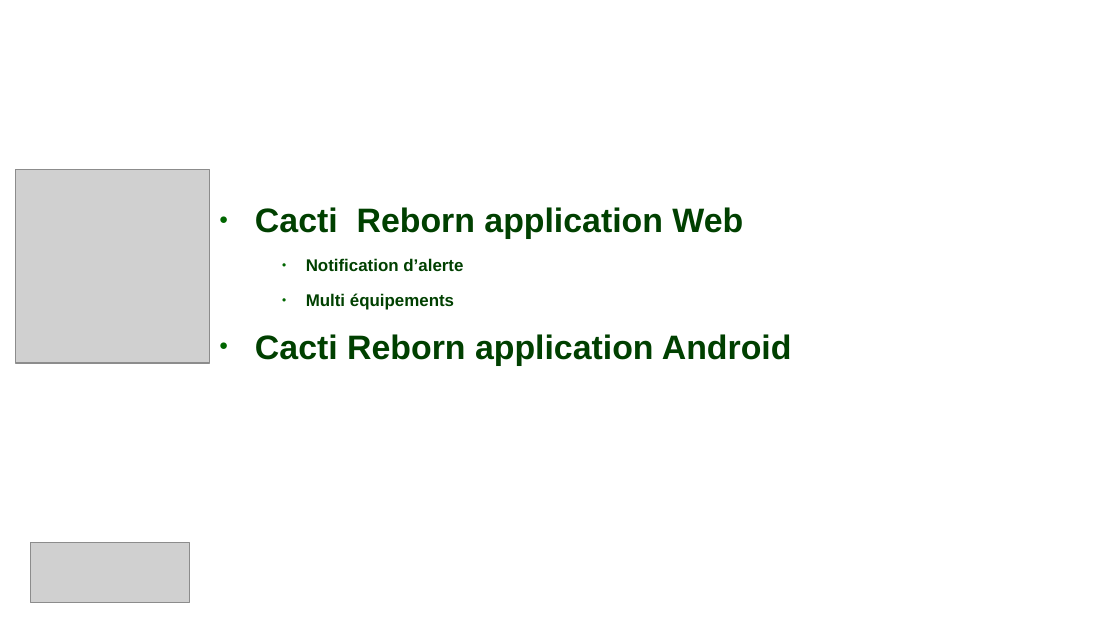
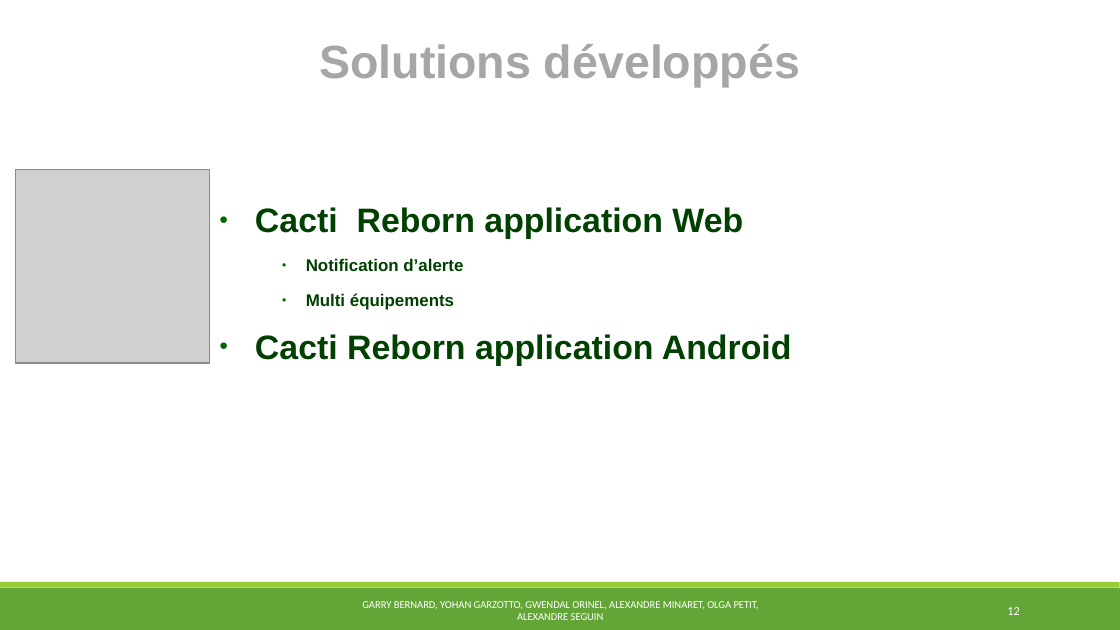
Before and after one commit to MSIR2018/Supervision-Cacti, a slide deck: slide 12 of Powerpoint.pptx. Drawn at 1120x630 pixels with LibreOffice and Linux fonts; fonts in the diff are those of the drawing; grey boxes stand for pictures; background and template pictures are left out. Boxes give left, top, right and bottom in pixels: in the first picture for what was removed or moved away, otherwise in the second. Text is boxed around its words. In the diff, an @@ line names an element or a change of style, - is before the commit and + after.

```diff
--- a/Powerpoint.pptx
+++ b/Powerpoint.pptx
@@ text "Solutions développés" at box(319, 44, 800, 87): text colour #FFFFFF to #A6A6A6 @@
@@ picture removed at box(30, 543, 190, 603) @@
@@ rectangle added at box(0, 588, 1120, 630), fill #63A537 @@
@@ rectangle added at box(0, 582, 1120, 588), fill #99CB38 @@
@@ text added at box(362, 601, 759, 620), 7.4 pt, text #FFFFFF @@
+GARRY BERNARD, YOHAN GARZOTTO, GWENDAL ORINEL, ALEXANDRE MINARET, OLGA PETIT, ALEXANDRE SEGUIN
@@ page number added at box(1007, 607, 1019, 615), 8.7 pt, text #FFFFFF @@
+12
```
Also in this commit, not shown: 11 other slides changed, 1 slide added, 1 slide removed.
